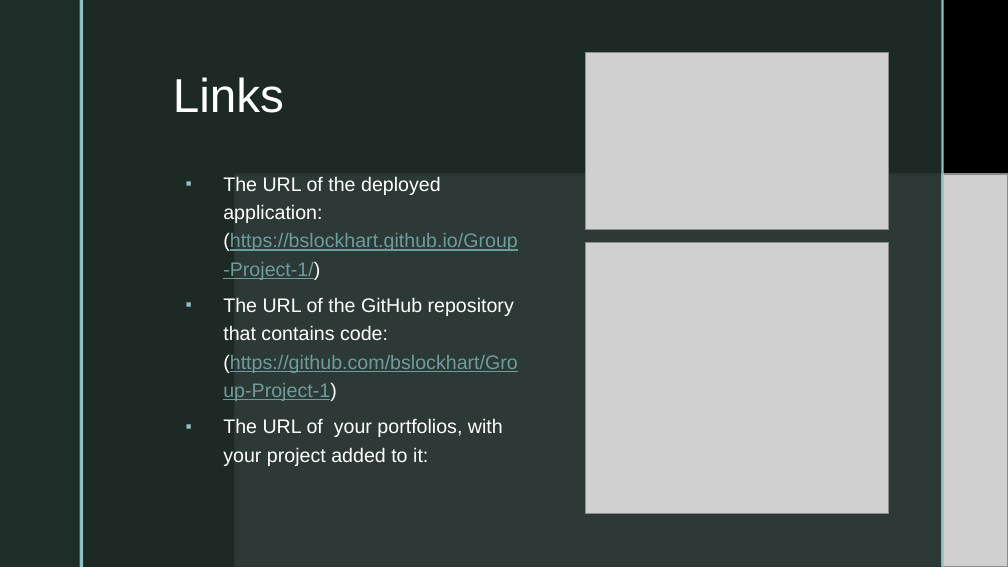
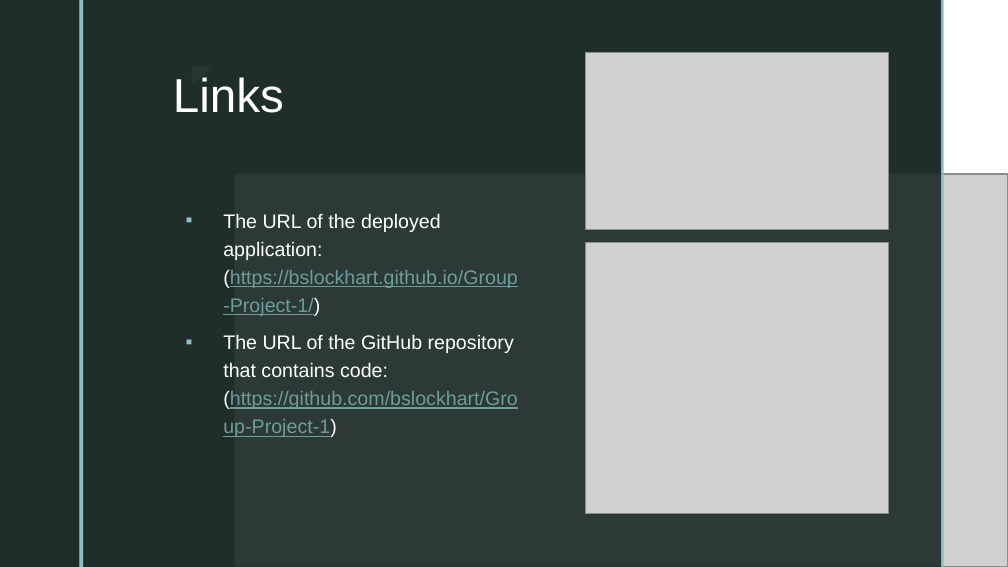
Before and after one commit to bslockhart/The-Inspired-Recipe, a slide deck: slide 7 of Documents/The Inspired Recipe.pptx. Drawn at 1008x567 pixels with LibreOffice and Linux fonts; fonts in the diff are those of the drawing; grey boxes stand for pictures; background and template pictures are left out. Boxes give left, top, right and bottom in pixels: in the first picture for what was removed or moved away, otherwise in the second. Text is boxed around its words. In the diff, an @@ line names an element or a change of style, - is before the commit and + after.

Commit message:
updated links readme

```diff
--- a/Documents/The Inspired Recipe.pptx
+++ b/Documents/The Inspired Recipe.pptx
@@ rectangle removed at (0, 0, 1008, 566) @@
@@ text added at (181, 53, 216, 84), 18 pt, text #8EC0C1 @@
+◤
@@ text "The URL of the deployed ..." at (223, 213, 517, 437): less space between paragraphs @@
@@ text at (223, 418, 503, 466): paragraph removed @@
-▪ The URL of your portfolios, with your project added to it:
```
Also in this commit, not shown: 6 other slides changed, 1 other file.
